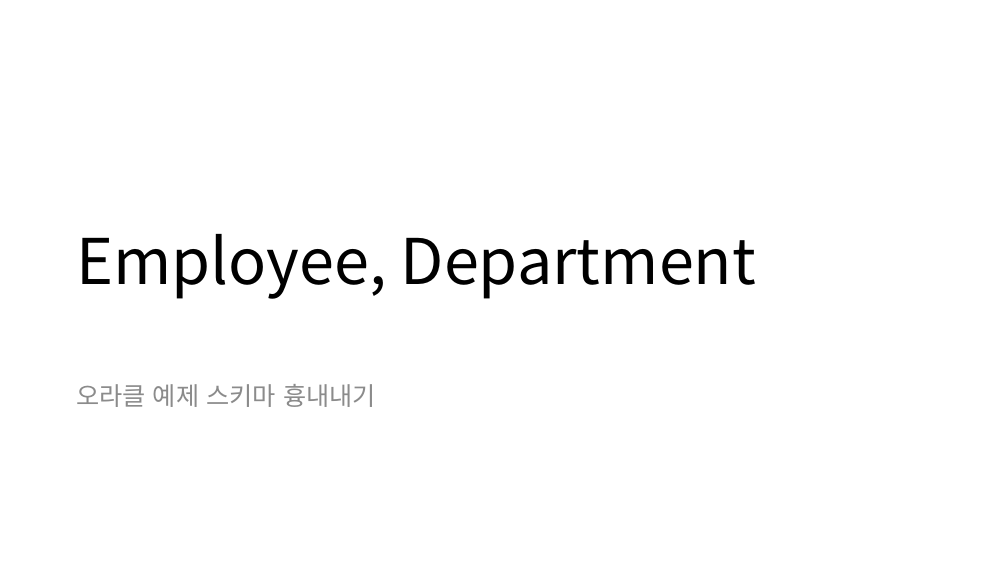
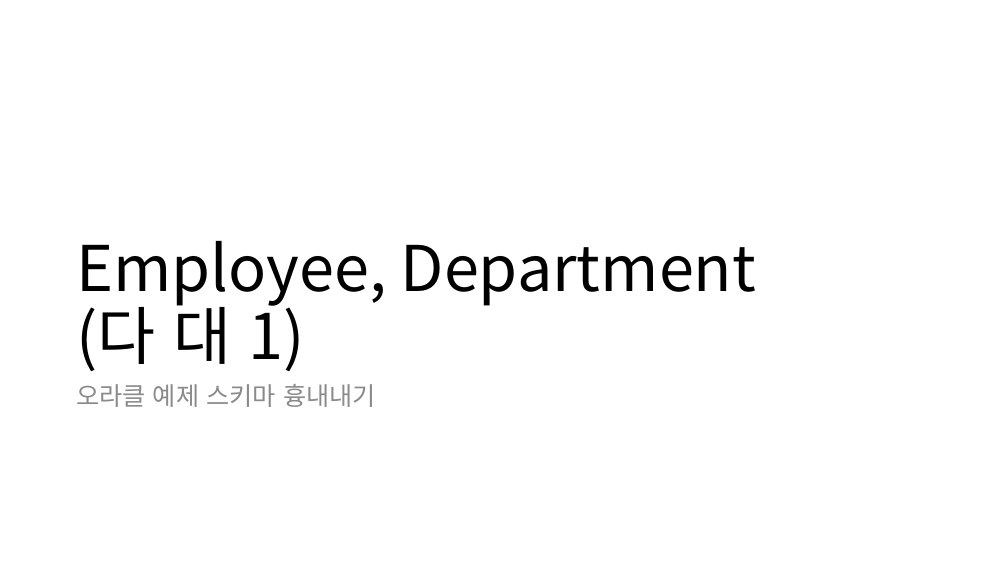
Before and after one commit to soon-good/study_archives, a slide deck: slide 8 of java/JPA/매핑관계_연습.pptx (slide 2 before the commit). Drawn at 1008x567 pixels with LibreOffice and Linux fonts; fonts in the diff are those of the drawing. Boxes give left, top, right and bottom in pixels: in the first picture for what was removed or moved away, otherwise in the second. Text is boxed around its words. In the diff, an @@ line names an element or a change of style, - is before the commit and + after.

```diff
--- a/java/JPA/매핑관계_연습.pptx
+++ b/java/JPA/매핑관계_연습.pptx
@@ title at box(76, 241, 756, 371): text changed @@
-Employee, Department
+Employee, Department
+(다 대 1)
```
Also in this commit, not shown: 1 other slide changed, 37 slides added, 38 other files.
